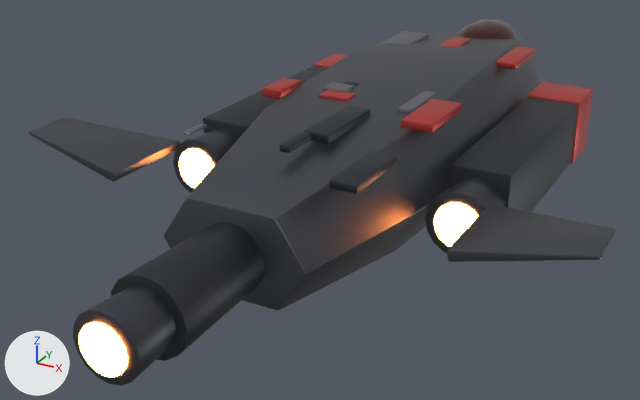
One commit to the glTF model assets/models/enemy_mauler.glb: the scene before it, then after it.
Camera for both pictures: a 50 mm lens placed at (5.87, -14.32, 5.24), pointed at (-0.73, -2.33, -0.76). The axes (+X, +Y, +Z) are drawn at lower left. The lights are the same throughout. The first picture is the older version. Vertices at exactly the same position are counted once.

The scene before the commit, as lines of its bpy script (objects in view):
```python
mat_en_accent = principled_material('en_accent')
mat_en_accent.base_color = (0.55, 0.06, 0.05)  # red #c4453f
mat_en_accent.metallic = 0.7
mat_en_accent.roughness = 0.4
mat_en_glass = principled_material('en_glass')
mat_en_glass.base_color = (0.06, 0.005, 0.005)  # dark red #451010
mat_en_glass.metallic = 0.4
mat_en_glass.roughness = 0.1
mat_en_hull = principled_material('en_hull')
mat_en_hull.base_color = (0.1, 0.105, 0.12)  # dark grey #595b61
mat_en_hull.metallic = 0.85
mat_en_hull.roughness = 0.42
mat_en_hull2 = principled_material('en_hull2')
mat_en_hull2.base_color = (0.055, 0.06, 0.07)  # dark grey #42454b
mat_en_hull2.metallic = 0.9
mat_en_panel = principled_material('en_panel')
mat_en_panel.base_color = (0.2, 0.2, 0.23)  # grey #7c7c84
mat_en_panel.metallic = 0.85
mat_en_panel.roughness = 0.55
mat_gunmetal = principled_material('gunmetal')
mat_gunmetal.base_color = (0.08, 0.085, 0.1)  # dark grey #505259
mat_gunmetal.metallic = 0.9
mat_gunmetal.roughness = 0.45
me_hullm = bpy.data.meshes.new('hullm')
me_hullm.from_pydata(...)  # 2500 vertices, 4856 faces; spans x -4.36..4.36, y -8.45..5.5, z -1.37..1.25
# faces by material slot: [488, 128, 1052, 864, 564, 564, 1196]
me_hullm.materials.append(mat_en_hull)  # dark grey #595b61
me_hullm.materials.append(mat_en_glass)  # dark red #451010
me_hullm.materials.append(mat_en_hull2)  # dark grey #42454b
me_hullm.materials.append(mat_en_accent)  # red #c4453f
me_hullm.materials.append(mat_gunmetal)  # dark grey #505259
me_hullm.materials.append(mat_en_engine)  # black #272727, glowing orange #ff893f
me_hullm.materials.append(mat_en_panel)  # grey #7c7c84
ob_enemymauler = bpy.data.objects.new('EnemyMauler', me_hullm)
ob_enemymauler.location = (0.0, 0.0, 0.0)
```
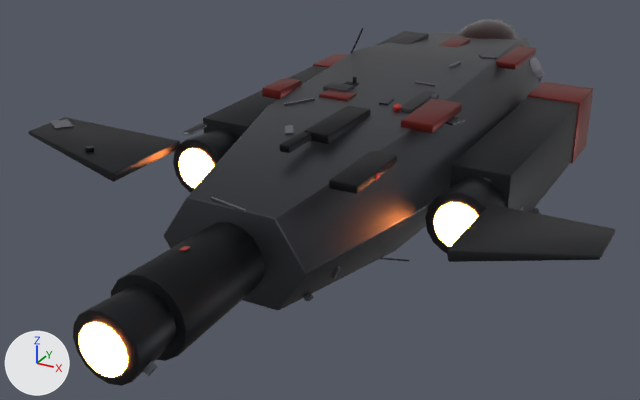
What differs and where, as boxes (x1, y1, x2, y2) in the pictures (640 x 400 px):
'EnemyMauler', recoloured, reshaped: (28, 20, 615, 386) in both
part 1 of me_hullm, added: after (393, 103, 402, 112)
part 2 of me_hullm, built on (mostly hidden): after (49, 28, 544, 376)

The change, as a diff of the scene's bpy script:
```diff
--- a/assets/models/enemy_mauler.glb.py
+++ b/assets/models/enemy_mauler.glb.py
@@ mat_en_hull @@
 n0 = _N.new('ShaderNodeBsdfPrincipled'); n0.name = 'Principled BSDF'
-n0.inputs[0].default_value = (0.1, 0.105, 0.12, 1.0)  # 'Base Color', dark grey #595b61
 n0.inputs[1].default_value = 0.85  # 'Metallic'
@@ mat_en_hull @@
 n1 = _N.new('ShaderNodeOutputMaterial'); n1.name = 'Material Output'
+n2 = _N.new('ShaderNodeMix'); n2.name = 'Mix'
+n2.data_type = 'RGBA'
+n2.blend_type = 'MULTIPLY'
+n2.inputs[0].default_value = 1.0  # 'Factor'
+n2.inputs[7].default_value = (0.1, 0.105, 0.12, 1.0)  # 'B', dark grey #595b61
+n3 = _N.new('ShaderNodeVertexColor'); n3.name = 'Color Attribute'
 _L.new(n0.outputs[0], n1.inputs[0])  # 'BSDF' to 'Surface'
+_L.new(n2.outputs[2], n0.inputs[0])  # 'Result' to 'Base Color'
+_L.new(n3.outputs[0], n2.inputs[6])  # 'Color' to 'A'
@@ mat_en_glass @@
 n0 = _N.new('ShaderNodeBsdfPrincipled'); n0.name = 'Principled BSDF'
-n0.inputs[0].default_value = (0.06, 0.005, 0.005, 1.0)  # 'Base Color', dark red #451010
 n0.inputs[1].default_value = 0.4  # 'Metallic'
@@ mat_en_glass @@
 n1 = _N.new('ShaderNodeOutputMaterial'); n1.name = 'Material Output'
+n2 = _N.new('ShaderNodeMix'); n2.name = 'Mix'
+n2.data_type = 'RGBA'
+n2.blend_type = 'MULTIPLY'
+n2.inputs[0].default_value = 1.0  # 'Factor'
+n2.inputs[7].default_value = (0.06, 0.005, 0.005, 1.0)  # 'B', dark red #451010
+n3 = _N.new('ShaderNodeVertexColor'); n3.name = 'Color Attribute'
 _L.new(n0.outputs[0], n1.inputs[0])  # 'BSDF' to 'Surface'
+_L.new(n2.outputs[2], n0.inputs[0])  # 'Result' to 'Base Color'
+_L.new(n3.outputs[0], n2.inputs[6])  # 'Color' to 'A'
@@ mat_en_hull2 @@
 n0 = _N.new('ShaderNodeBsdfPrincipled'); n0.name = 'Principled BSDF'
-n0.inputs[0].default_value = (0.055, 0.06, 0.07, 1.0)  # 'Base Color', dark grey #42454b
 n0.inputs[1].default_value = 0.9  # 'Metallic'
 n1 = _N.new('ShaderNodeOutputMaterial'); n1.name = 'Material Output'
+n2 = _N.new('ShaderNodeMix'); n2.name = 'Mix'
+n2.data_type = 'RGBA'
+n2.blend_type = 'MULTIPLY'
+n2.inputs[0].default_value = 1.0  # 'Factor'
+n2.inputs[7].default_value = (0.055, 0.06, 0.07, 1.0)  # 'B', dark grey #42454b
+n3 = _N.new('ShaderNodeVertexColor'); n3.name = 'Color Attribute'
 _L.new(n0.outputs[0], n1.inputs[0])  # 'BSDF' to 'Surface'
+_L.new(n2.outputs[2], n0.inputs[0])  # 'Result' to 'Base Color'
+_L.new(n3.outputs[0], n2.inputs[6])  # 'Color' to 'A'
@@ mat_en_accent @@
 n0 = _N.new('ShaderNodeBsdfPrincipled'); n0.name = 'Principled BSDF'
-n0.inputs[0].default_value = (0.55, 0.06, 0.05, 1.0)  # 'Base Color', red #c4453f
 n0.inputs[1].default_value = 0.7  # 'Metallic'
@@ mat_en_accent @@
 n1 = _N.new('ShaderNodeOutputMaterial'); n1.name = 'Material Output'
+n2 = _N.new('ShaderNodeMix'); n2.name = 'Mix'
+n2.data_type = 'RGBA'
+n2.blend_type = 'MULTIPLY'
+n2.inputs[0].default_value = 1.0  # 'Factor'
+n2.inputs[7].default_value = (0.55, 0.06, 0.05, 1.0)  # 'B', red #c4453f
+n3 = _N.new('ShaderNodeVertexColor'); n3.name = 'Color Attribute'
 _L.new(n0.outputs[0], n1.inputs[0])  # 'BSDF' to 'Surface'
+_L.new(n2.outputs[2], n0.inputs[0])  # 'Result' to 'Base Color'
+_L.new(n3.outputs[0], n2.inputs[6])  # 'Color' to 'A'
@@ mat_gunmetal @@
 n0 = _N.new('ShaderNodeBsdfPrincipled'); n0.name = 'Principled BSDF'
-n0.inputs[0].default_value = (0.08, 0.085, 0.1, 1.0)  # 'Base Color', dark grey #505259
 n0.inputs[1].default_value = 0.9  # 'Metallic'
@@ mat_gunmetal @@
 n1 = _N.new('ShaderNodeOutputMaterial'); n1.name = 'Material Output'
+n2 = _N.new('ShaderNodeMix'); n2.name = 'Mix'
+n2.data_type = 'RGBA'
+n2.blend_type = 'MULTIPLY'
+n2.inputs[0].default_value = 1.0  # 'Factor'
+n2.inputs[7].default_value = (0.08, 0.085, 0.1, 1.0)  # 'B', dark grey #505259
+n3 = _N.new('ShaderNodeVertexColor'); n3.name = 'Color Attribute'
 _L.new(n0.outputs[0], n1.inputs[0])  # 'BSDF' to 'Surface'
+_L.new(n2.outputs[2], n0.inputs[0])  # 'Result' to 'Base Color'
+_L.new(n3.outputs[0], n2.inputs[6])  # 'Color' to 'A'
@@ mat_en_panel @@
 n0 = _N.new('ShaderNodeBsdfPrincipled'); n0.name = 'Principled BSDF'
-n0.inputs[0].default_value = (0.2, 0.2, 0.23, 1.0)  # 'Base Color', grey #7c7c84
 n0.inputs[1].default_value = 0.85  # 'Metallic'
@@ mat_en_panel @@
 n1 = _N.new('ShaderNodeOutputMaterial'); n1.name = 'Material Output'
+n2 = _N.new('ShaderNodeMix'); n2.name = 'Mix'
+n2.data_type = 'RGBA'
+n2.blend_type = 'MULTIPLY'
+n2.inputs[0].default_value = 1.0  # 'Factor'
+n2.inputs[7].default_value = (0.2, 0.2, 0.23, 1.0)  # 'B', grey #7c7c84
+n3 = _N.new('ShaderNodeVertexColor'); n3.name = 'Color Attribute'
 _L.new(n0.outputs[0], n1.inputs[0])  # 'BSDF' to 'Surface'
+_L.new(n2.outputs[2], n0.inputs[0])  # 'Result' to 'Base Color'
+_L.new(n3.outputs[0], n2.inputs[6])  # 'Color' to 'A'
@@ me_hullm @@
-me_hullm.from_pydata(...)  # 2500 vertices, 4856 faces; spans x -4.36..4.36, y -8.45..5.5, z -1.37..1.25
+me_hullm.from_pydata(...)  # 4279 vertices, 8038 faces; spans x -4.37..4.36, y -8.45..5.5, z -1.42..1.75
+# me_hullm part 1: a new loose piece, an icosphere of 20 faces spanning x 0.64..0.79, y -2.59..-2.45, z 1.04..1.21, in mat_en_accent
+# me_hullm part 2: 1 vertex moved within x -0.34, y -2.15, z 1.06; 1755 vertices added at x -4.37..3.25, y -8.26..4.39, z -1.42..1.75
+# other edits to the shape of me_hullm do not show in these pictures
 me_hullm.materials.append(mat_en_hull)
```
